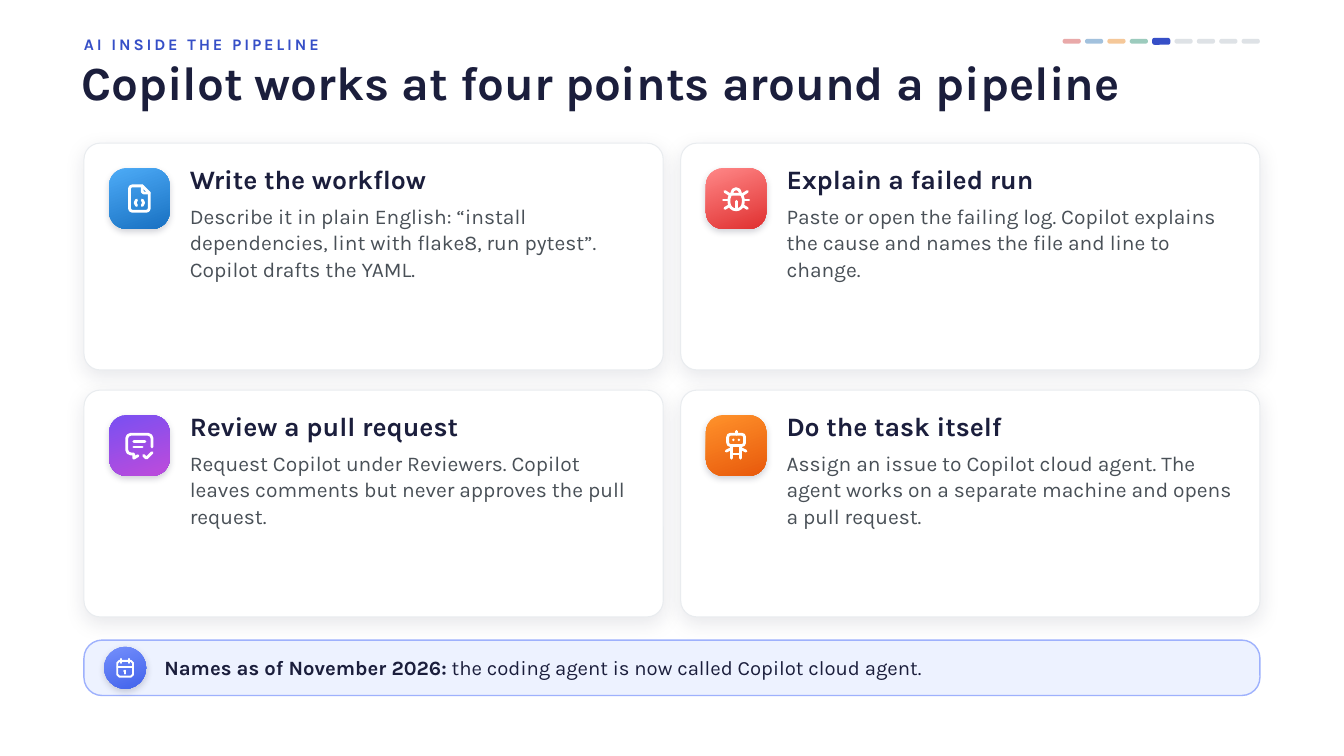
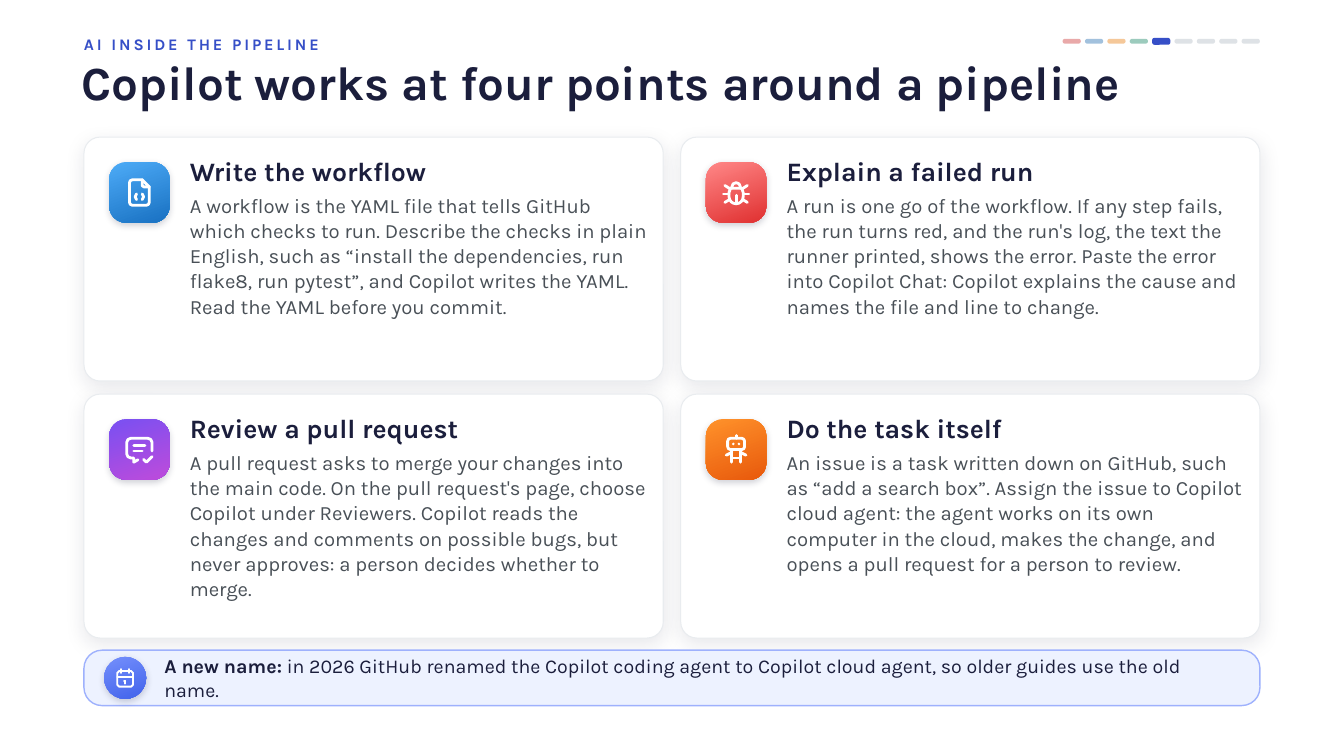
Before and after one commit to EnochOlaoye/ai-assisted-programming-module, a slide deck: slide 14 of lectures-and-labs/week10/cicd-lecture.pptx (slide 13 before the commit). Drawn at 1344x756 pixels with LibreOffice and Linux fonts; fonts in the diff are those of the drawing; background and template pictures are left out. Boxes give left, top, right and bottom in pixels: in the first picture for what was removed or moved away, otherwise in the second. Text is boxed around its words. In the diff, an @@ line names an element or a change of style, - is before the commit and + after.

```diff
--- a/lectures-and-labs/week10/cicd-lecture.pptx
+++ b/lectures-and-labs/week10/cicd-lecture.pptx
@@ rounded rectangle: place and size @@
-rounded rectangle at [84, 143, 663, 370]
+rounded rectangle at [84, 137, 663, 381]
@@ rounded rectangle: place and size @@
-rounded rectangle at [681, 143, 1260, 370]
+rounded rectangle at [681, 137, 1260, 381]
@@ text "Write the workflow": place and size @@
-text "Write the workflow" at [190, 170, 597, 282]
+text "Write the workflow" at [190, 162, 646, 319]
@@ 2 rounded rectangles, 2 freeform shapes: place and size @@
-2 rounded rectangles, 2 freeform shapes at [109, 168, 766, 229]
+2 rounded rectangles, 2 freeform shapes at [109, 162, 766, 223]
@@ text "Explain a failed run": place and size @@
-text "Explain a failed run" at [787, 170, 1215, 282]
+text "Explain a failed run" at [787, 162, 1236, 319]
@@ text at [190, 199, 646, 319]: text changed; size 15 to 14.5 pt @@
-Describe it in plain English: “install dependencies, lint with flake8, run pytest”. Copilot drafts the YAML.
+A workflow is the YAML file that tells GitHub which checks to run. Describe the checks in plain English, such as “install the dependencies, run flake8, run pytest”, and Copilot writes the YAML. Read the YAML before you commit.
@@ text at [787, 199, 1236, 319]: text changed; size 15 to 14.5 pt @@
-Paste or open the failing log. Copilot explains the cause and names the file and line to change.
+A run is one go of the workflow. If any step fails, the run turns red, and the run's log, the text the runner printed, shows the error. Paste the error into Copilot Chat: Copilot explains the cause and names the file and line to change.
@@ rounded rectangle: place and size @@
-rounded rectangle at [84, 390, 663, 617]
+rounded rectangle at [84, 394, 663, 638]
@@ proportions changed in 4 elements at [84, 137, 663, 381], [681, 137, 1260, 381], [84, 394, 663, 638], [681, 394, 1260, 638] @@
@@ rounded rectangle: place and size @@
-rounded rectangle at [681, 390, 1260, 617]
+rounded rectangle at [681, 394, 1260, 638]
@@ 2 rounded rectangles, 2 freeform shapes: place and size @@
-2 rounded rectangles, 2 freeform shapes at [109, 415, 766, 476]
+2 rounded rectangles, 2 freeform shapes at [109, 419, 766, 480]
@@ text at [190, 456, 645, 601]: text changed; size 15 to 14.5 pt @@
-Request Copilot under Reviewers. Copilot leaves comments but never approves the pull request.
+A pull request asks to merge your changes into the main code. On the pull request's page, choose Copilot under Reviewers. Copilot reads the changes and comments on possible bugs, but never approves: a person decides whether to merge.
@@ text at [787, 456, 1242, 576]: text changed; size 15 to 14.5 pt @@
-Assign an issue to Copilot cloud agent. The agent works on a separate machine and opens a pull request.
+An issue is a task written down on GitHub, such as “add a search box”. Assign the issue to Copilot cloud agent: the agent works on its own computer in the cloud, makes the change, and opens a pull request for a person to review.
@@ text at [164, 659, 1181, 698]: text changed; size 14.5 to 14 pt @@
-Names as of November 2026: the coding agent is now called Copilot cloud agent.
+A new name: in 2026 GitHub renamed the Copilot coding agent to Copilot cloud agent, so older guides use the old name.
@@ 1 rounded rectangle, 1 ellipse, 1 freeform shape: place and size @@
-1 rounded rectangle, 1 ellipse, 1 freeform shape at [84, 640, 1260, 696]
+1 rounded rectangle, 1 ellipse, 1 freeform shape at [84, 650, 1260, 706]
```
Also in this commit, not shown: 8 other slides changed, 7 slides added, 3 slides removed, 6 other files.
